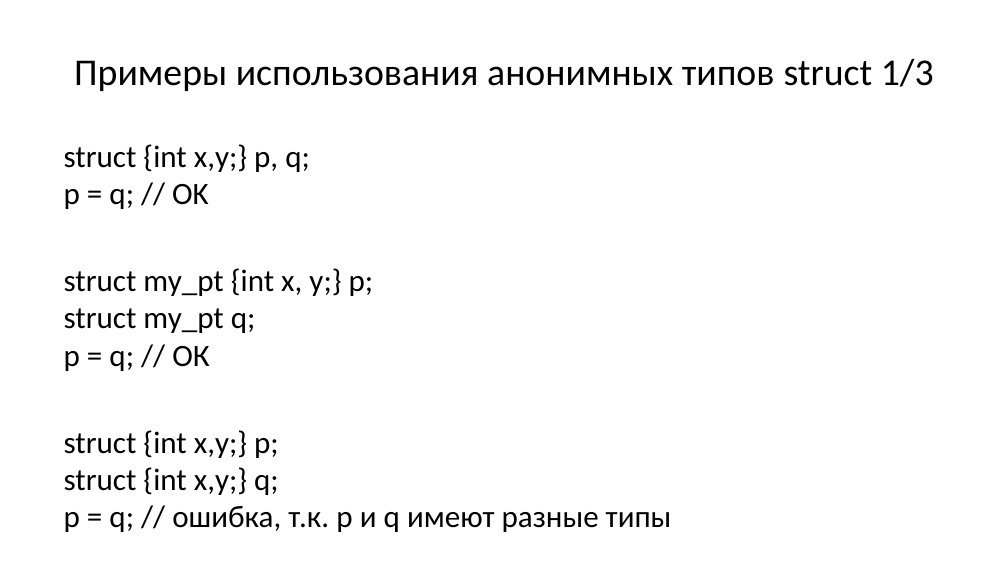
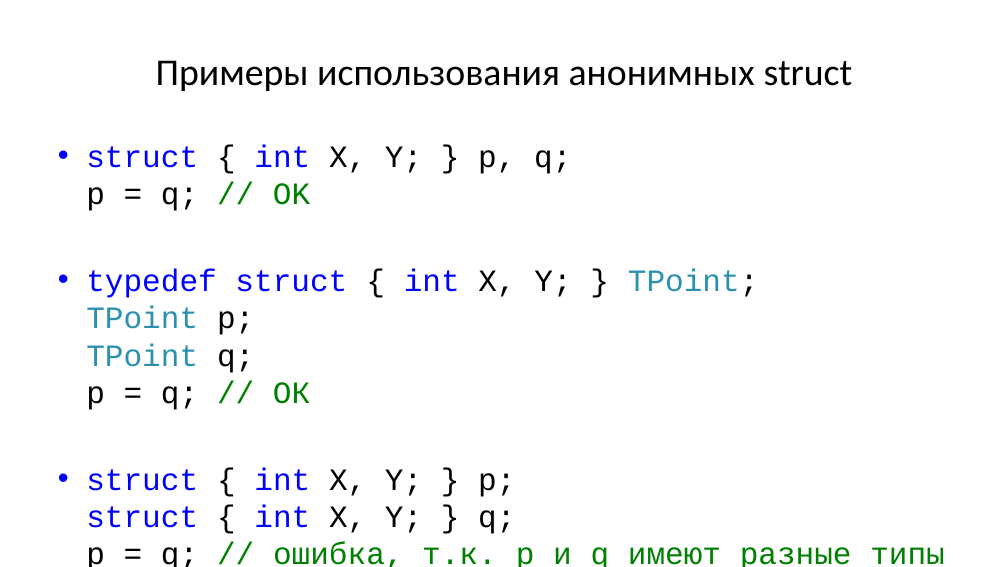
Before and after one commit to Evgueni-Petrov-aka-espetrov/Algorithms-and-Programming-in-C-pptx, a slide deck: slide 8 of 07 Структуры.pptx. Drawn at 1008x567 pixels with LibreOffice and Linux fonts; fonts in the diff are those of the drawing. Boxes give left, top, right and bottom in pixels: in the first picture for what was removed or moved away, otherwise in the second. Text is boxed around its words. In the diff, an @@ line names an element or a change of style, - is before the commit and + after.

Commit message:
добавил пример с ООП

```diff
--- a/07 Структуры.pptx
+++ b/07 Структуры.pptx
@@ title at (156,60,853,91): text changed @@
-Примеры использования анонимных типов struct 1/3
+Примеры использования анонимных struct
@@ text at (86,144,945,567): text changed; font Calibri to Courier New @@
-struct {int x,y;} p, q;
-p = q; // OK
-struct my_pt {int x, y;} p;
-struct my_pt q;
-p = q; // ОК
-struct {int x,y;} p;
-struct {int x,y;} q;
-p = q; // ошибка, т.к. p и q имеют разные типы
+• struct { int X, Y; } p, q;
+  p = q; // OK
+• typedef struct { int X, Y; } TPoint;
+  TPoint p;
+  TPoint q;
+  p = q; // ОК
+• struct { int X, Y; } p;
+  struct { int X, Y; } q;
+  p = q; // ошибка, т.к. p и q имеют разные типы
```
Also in this commit, not shown: 8 other slides changed, 7 slides added, 6 slides removed.
